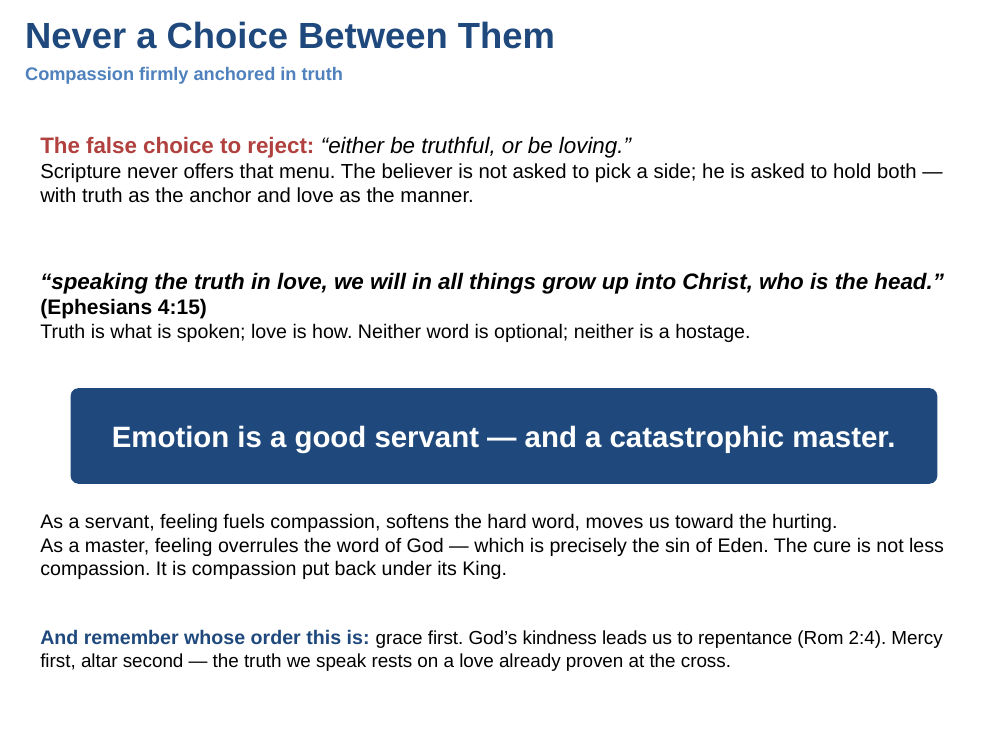
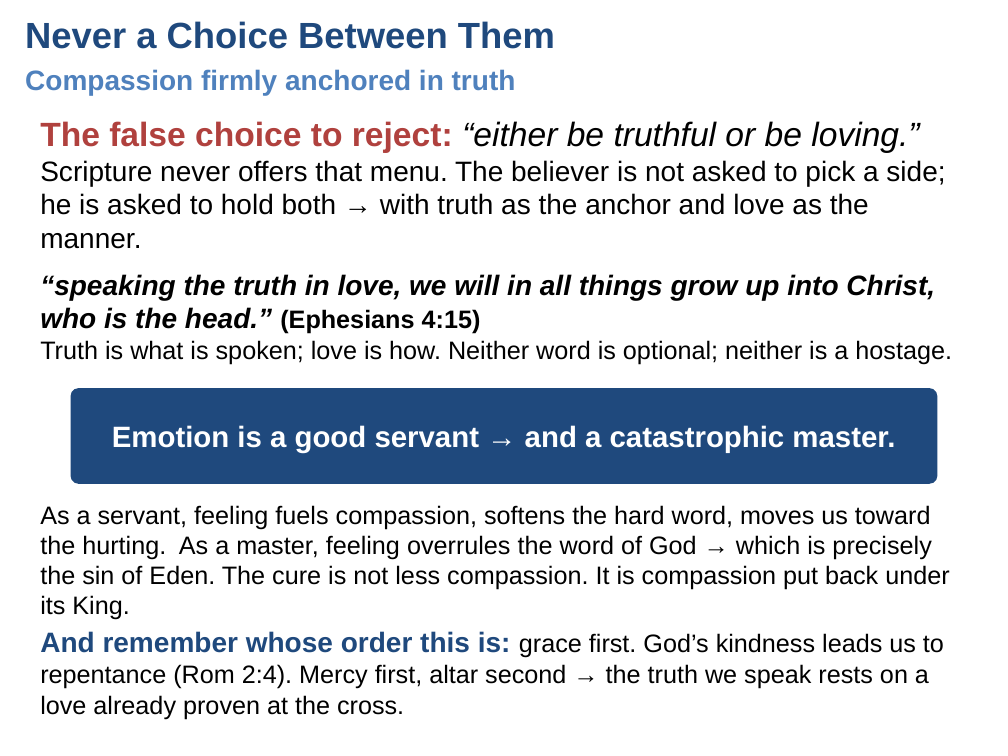
Before and after one commit to UsefulEngines/EvangelismPublic, a slide deck: slide 5 of 2026-Q4/06-LoveCompassionTruth/Week06-LoveCompassionAndTruth.pptx. Drawn at 1008x756 pixels with LibreOffice and Linux fonts; fonts in the diff are those of the drawing. Boxes give left, top, right and bottom in pixels: in the first picture for what was removed or moved away, otherwise in the second. Text is boxed around its words. In the diff, an @@ line names an element or a change of style, - is before the commit and + after.

```diff
--- a/2026-Q4/06-LoveCompassionTruth/Week06-LoveCompassionAndTruth.pptx
+++ b/2026-Q4/06-LoveCompassionTruth/Week06-LoveCompassionAndTruth.pptx
@@ text "Compassion firmly anchored in truth" at [25,69,516,95]: size 13 to 20 pt @@
@@ text at [40,121,945,249]: text changed; size 14.5 to 20 pt @@
-The false choice to reject: “either be truthful, or be loving.”
-Scripture never offers that menu. The believer is not asked to pick a side; he is asked to hold both — with truth as the anchor and love as the manner.
+The false choice to reject: “either be truthful or be loving.”
+Scripture never offers that menu. The believer is not asked to pick a side; he is asked to hold both → with truth as the anchor and love as the manner.
@@ text "“speaking the truth in love, ..." at [40,274,952,365]: size 16 to 20 pt in "“speaking the truth in love, we will ..."; size 15 to 18 pt in "(Ephesians 4:15)"; size 14 to 18 pt in "Truth is what is spoken; love is ..." @@
@@ text at [112,425,895,453]: text changed @@
-Emotion is a good servant — and a catastrophic master.
+Emotion is a good servant → and a catastrophic master.
@@ text at [40,505,949,620]: text changed; size 14 to 18 pt @@
-As a servant, feeling fuels compassion, softens the hard word, moves us toward the hurting.
-As a master, feeling overrules the word of God — which is precisely the sin of Eden. The cure is not less compassion. It is compassion put back under its King.
+As a servant, feeling fuels compassion, softens the hard word, moves us toward the hurting. As a master, feeling overrules the word of God → which is precisely the sin of Eden. The cure is not less compassion. It is compassion put back under its King.
@@ text at [40,631,944,719]: text changed; size 13.5 to 18 pt @@
-And remember whose order this is: grace first. God’s kindness leads us to repentance (Rom 2:4). Mercy first, altar second — the truth we speak rests on a love already proven at the cross.
+And remember whose order this is: grace first. God’s kindness leads us to repentance (Rom 2:4). Mercy first, altar second → the truth we speak rests on a love already proven at the cross.
```
Also in this commit, not shown: 6 other slides changed.
